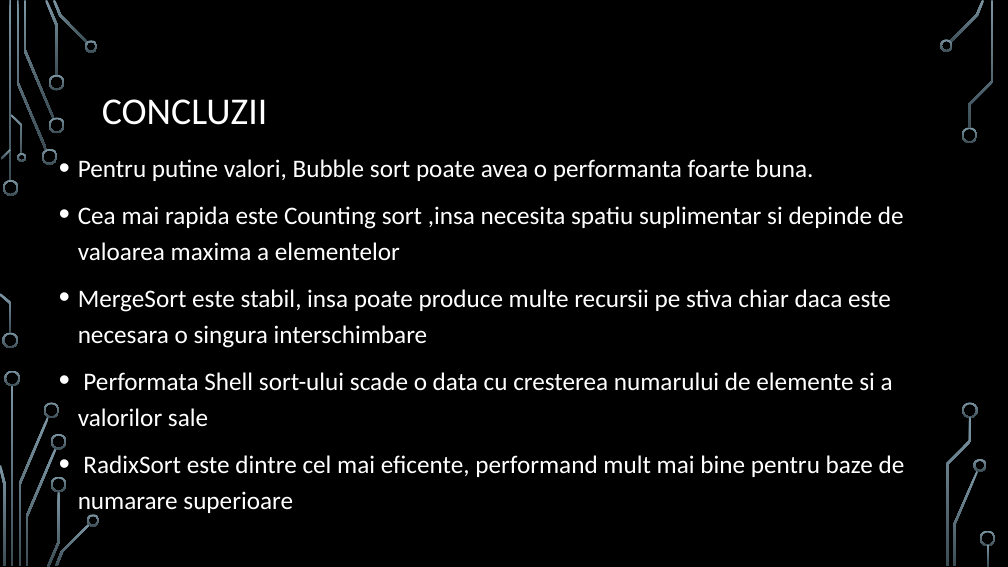
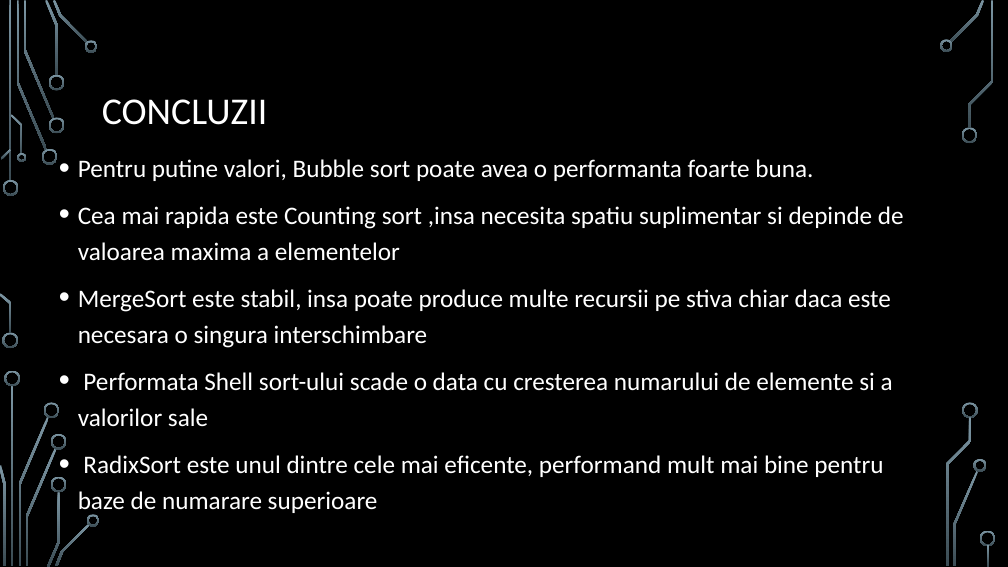
Before and after one commit to JuliaG03/ProiecteSD, a slide deck: slide 13 of Proiect 1 -SD - sortari/Sortari - SD.pptx. Drawn at 1008x567 pixels with LibreOffice and Linux fonts; fonts in the diff are those of the drawing; background and template pictures are left out. Boxes give left, top, right and bottom in pixels: in the first picture for what was removed or moved away, otherwise in the second. Text is boxed around its words. In the diff, an @@ line names an element or a change of style, - is before the commit and + after.

```diff
--- a/Proiect 1 -SD - sortari/Sortari - SD.pptx
+++ b/Proiect 1 -SD - sortari/Sortari - SD.pptx
@@ text at bbox=[78, 455, 883, 516]: text changed @@
-• RadixSort este dintre cel mai eficente, performand mult mai bine pentru baze de numarare superioare
+• RadixSort este unul dintre cele mai eficente, performand mult mai bine pentru baze de numarare superioare
```
Also in this commit, not shown: 3 other files.
